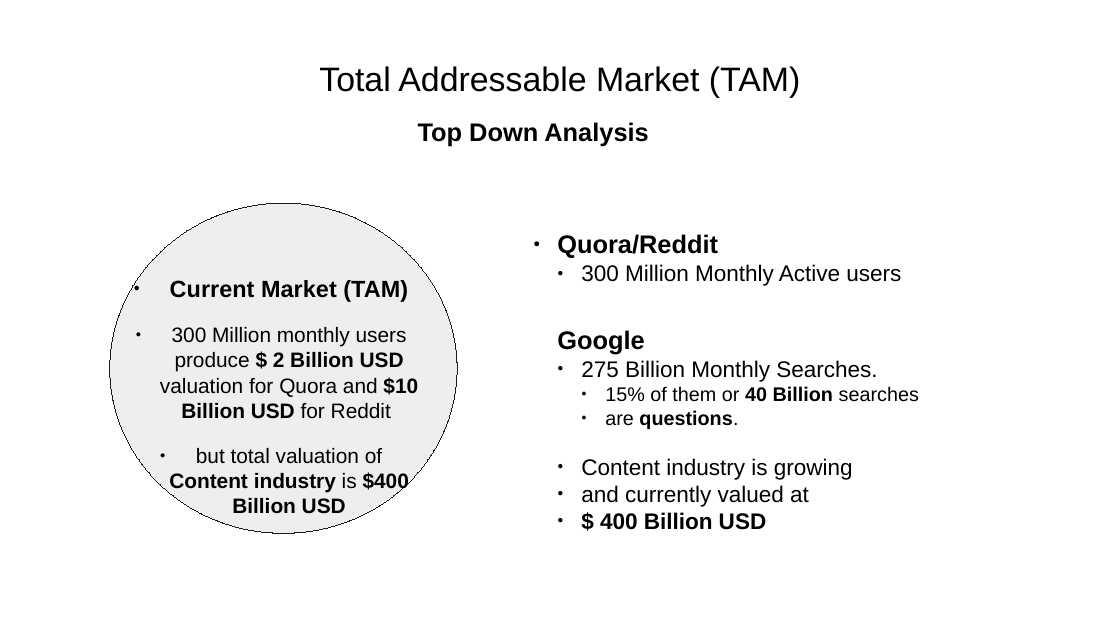
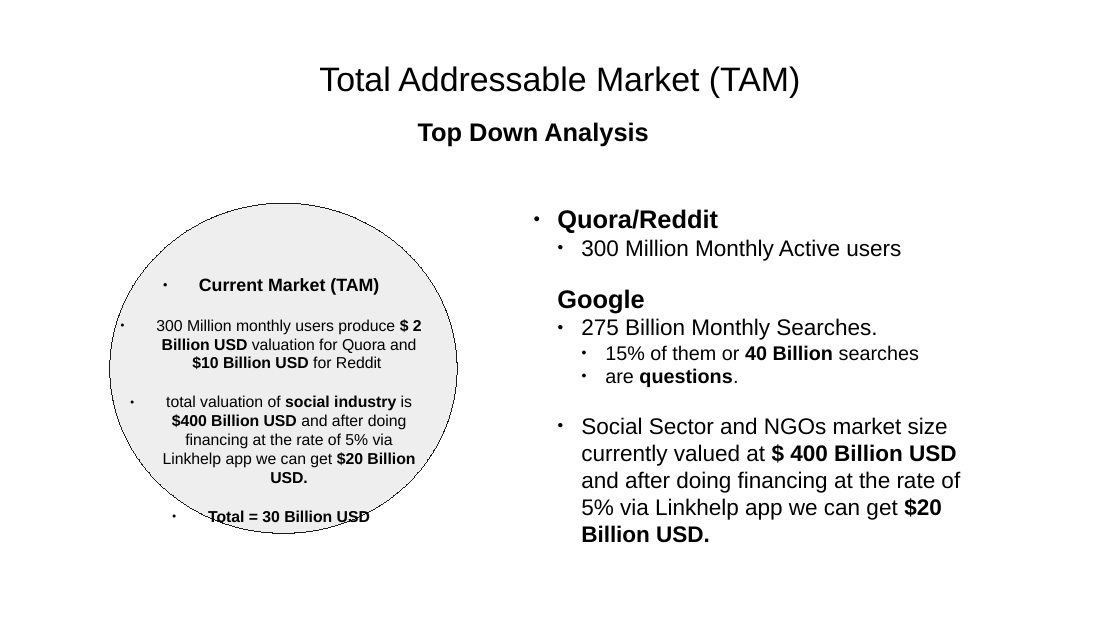
Before and after one commit to yashp241195/startupPitch, a slide deck: slide 25 of pitch.odp. Drawn at 1120x630 pixels with LibreOffice and Linux fonts; fonts in the diff are those of the drawing. Boxes give left, top, right and bottom in pixels: in the first picture for what was removed or moved away, otherwise in the second. Text is boxed around its words. In the diff, an @@ line names an element or a change of style, - is before the commit and + after.

```diff
--- a/pitch.odp
+++ b/pitch.odp
@@ subtitle "Quora/Reddit": place and size @@
-subtitle "Quora/Reddit" at [557,234,901,286]
+subtitle "Quora/Reddit" at [557,209,901,261]
@@ text at [156,278,422,369]: size 16.6 to 12.6 pt in "Current Market (TAM)"; size 14.8 to 11.2 pt in "300 Million monthly users produce $ 2 ..." @@
@@ text "Google": place and size @@
-text "Google" at [557,330,919,530]
+text "Google" at [557,289,960,543]
@@ text at [163,395,415,468]: text changed; size 14.8 to 11.2 pt; bold off @@
-● but total valuation of Content industry is $400 Billion USD
+● total valuation of social industry is $400 Billion USD and after doing financing at the rate of 5% via Linkhelp app we can get $20 Billion USD.
+● Total = 30 Billion USD
@@ text at [581,417,960,543]: text changed @@
-● Content industry is growing
-● and currently valued at
-● $ 400 Billion USD
+● Social Sector and NGOs market size currently valued at $ 400 Billion USD and after doing financing at the rate of 5% via Linkhelp app we can get $20 Billion USD.
```
Also in this commit, not shown: 5 other slides changed, 2 slides added, 2 slides removed.
